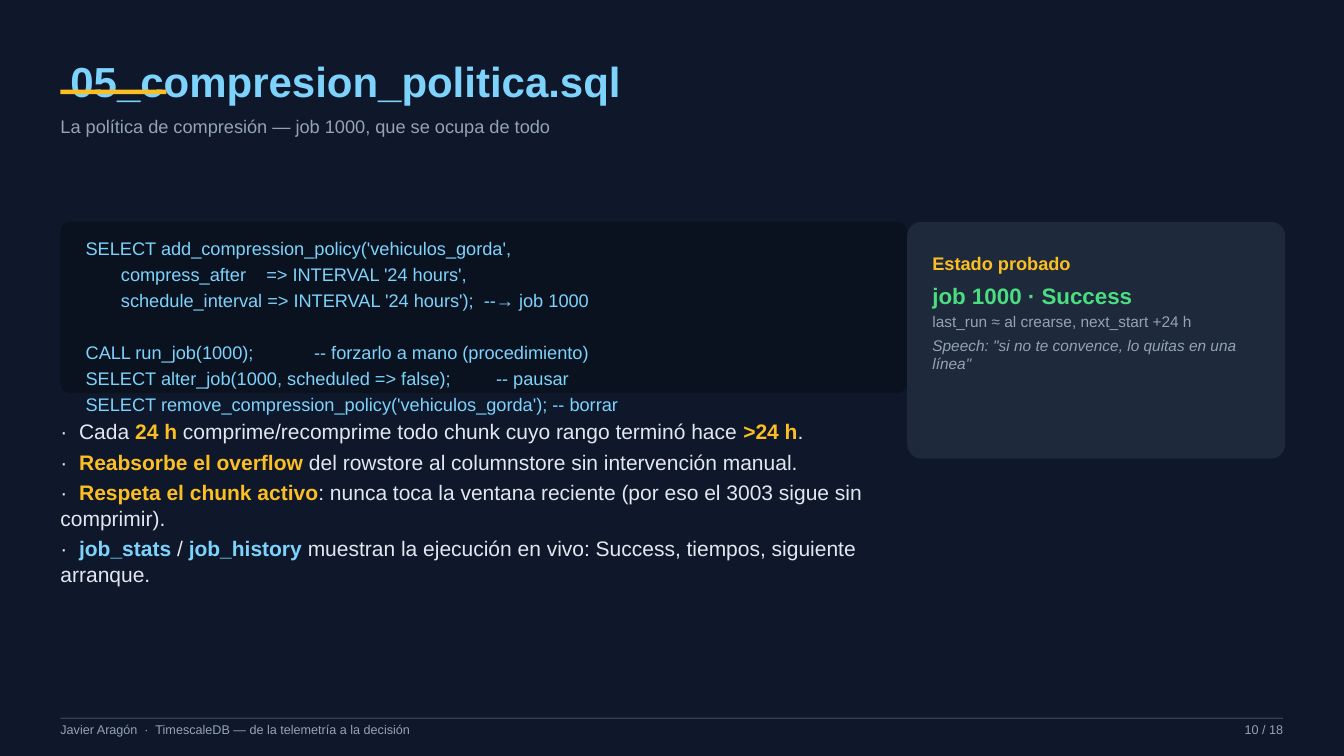
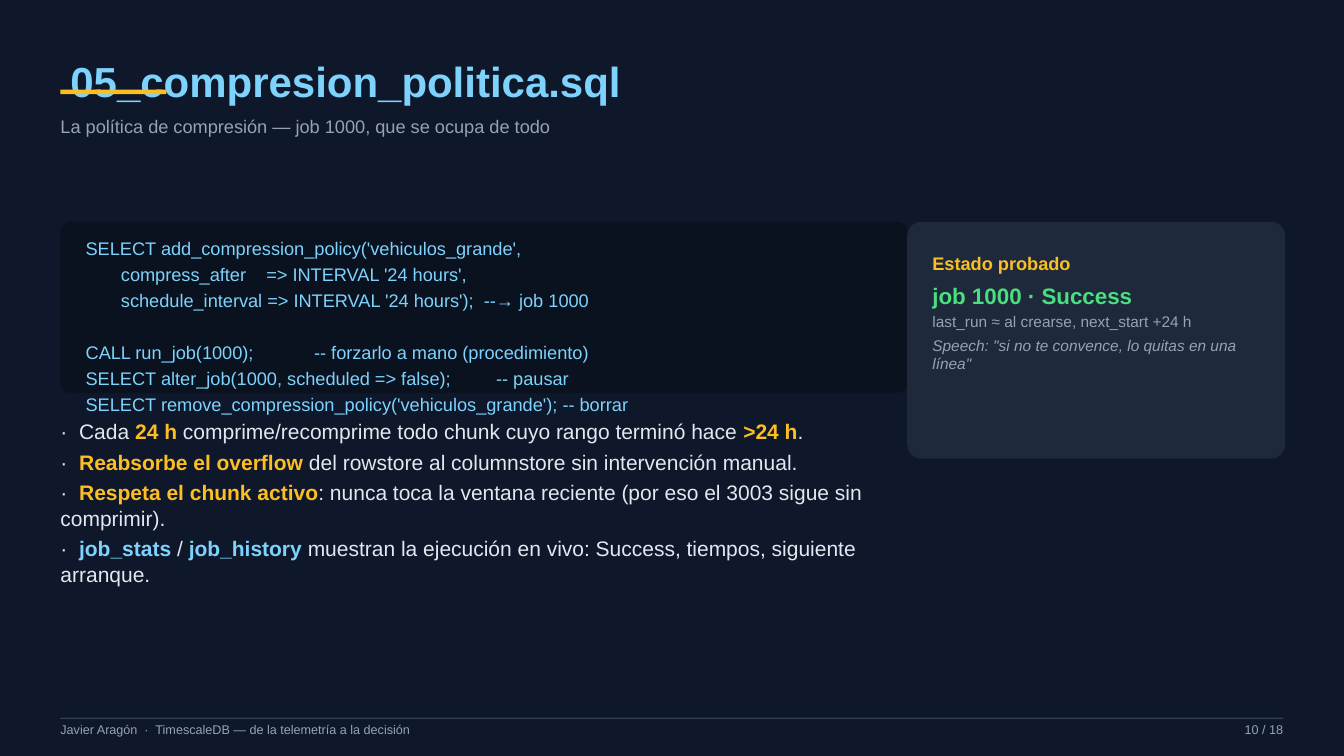
Before and after one commit to xavipuerto/autometrics-demo, a slide deck: slide 10 of presentacion/TimescaleDB-PPT-Javier.pptx. Drawn at 1344x756 pixels with LibreOffice and Linux fonts; fonts in the diff are those of the drawing. Boxes give left, top, right and bottom in pixels: in the first picture for what was removed or moved away, otherwise in the second. Text is boxed around its words. In the diff, an @@ line names an element or a change of style, - is before the commit and + after.

Commit message:
renombrar vehiculos_gorda a vehiculos_grande (tabla, esquema, scripts, README, PPT) + recrear entorno

```diff
--- a/presentacion/TimescaleDB-PPT-Javier.pptx
+++ b/presentacion/TimescaleDB-PPT-Javier.pptx
@@ text at [86,241,521,259]: text changed @@
-SELECT add_compression_policy('vehiculos_gorda',
+SELECT add_compression_policy('vehiculos_grande',
@@ text at [86,397,628,415]: text changed @@
-SELECT remove_compression_policy('vehiculos_gorda'); -- borrar
+SELECT remove_compression_policy('vehiculos_grande'); -- borrar
```
Also in this commit, not shown: 4 other slides changed, 10 other files.
